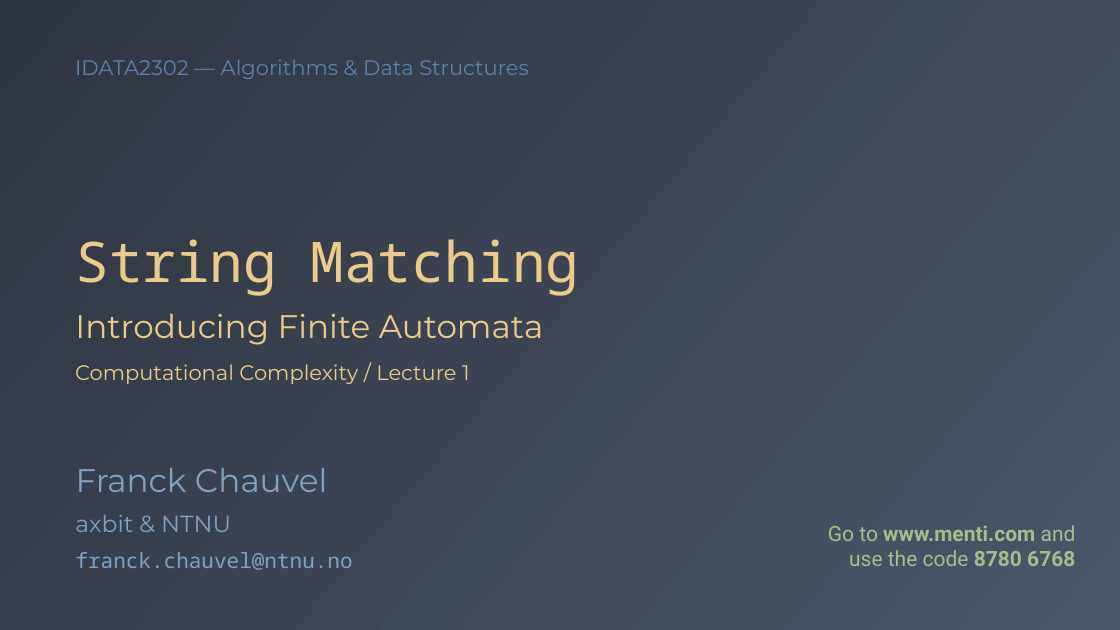
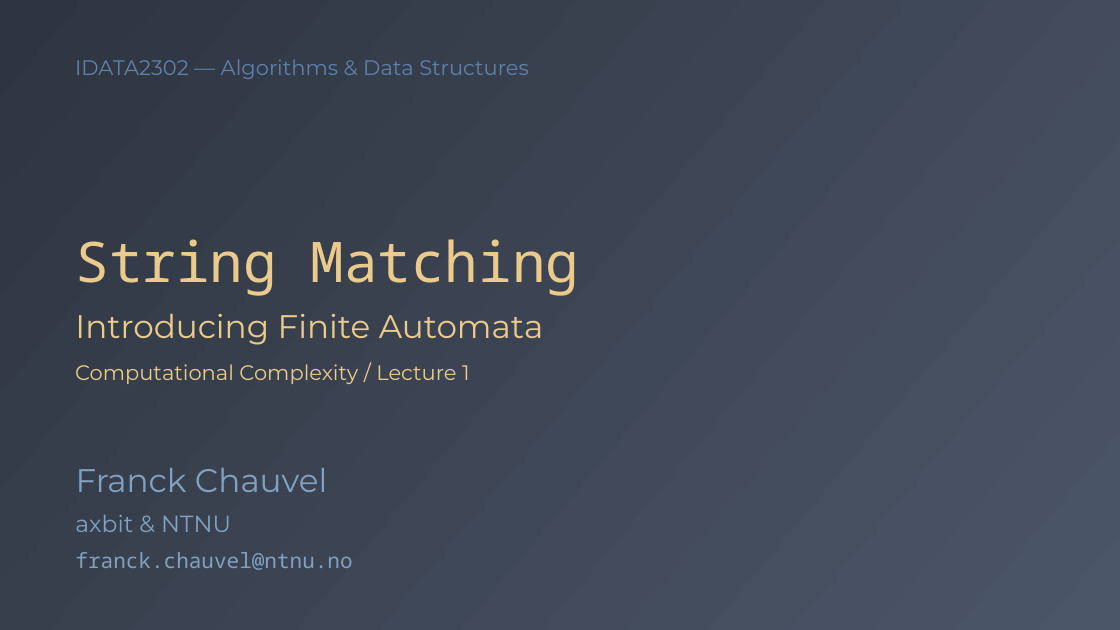
Before and after one commit to fchauvel/ntnu-idata2302-website, a slide deck: slide 1 of source/theory/string_matching/_static/string_matching.pptx. Drawn at 1120x630 pixels with LibreOffice and Linux fonts; fonts in the diff are those of the drawing. Boxes give left, top, right and bottom in pixels: in the first picture for what was removed or moved away, otherwise in the second. Text is boxed around its words. In the diff, an @@ line names an element or a change of style, - is before the commit and + after.

```diff
--- a/source/theory/string_matching/_static/string_matching.pptx
+++ b/source/theory/string_matching/_static/string_matching.pptx
@@ text removed at (x1=828, y1=525, x2=1076, y2=566) @@
-Go to www.menti.com and use the code 8780 6768
```
Also in this commit, not shown: 1 other file.
